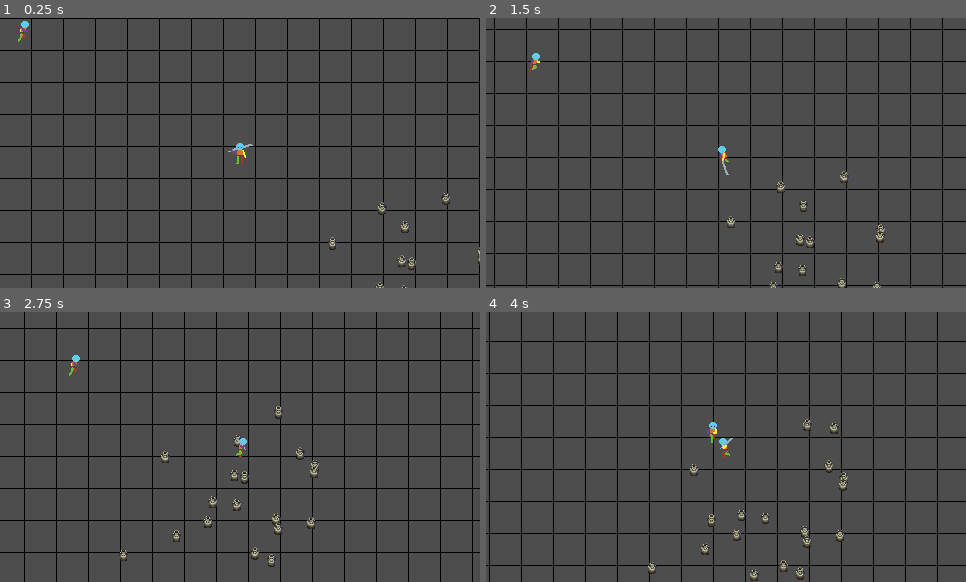
Above: before the commit, frames 1-4 (two rows, left to right).
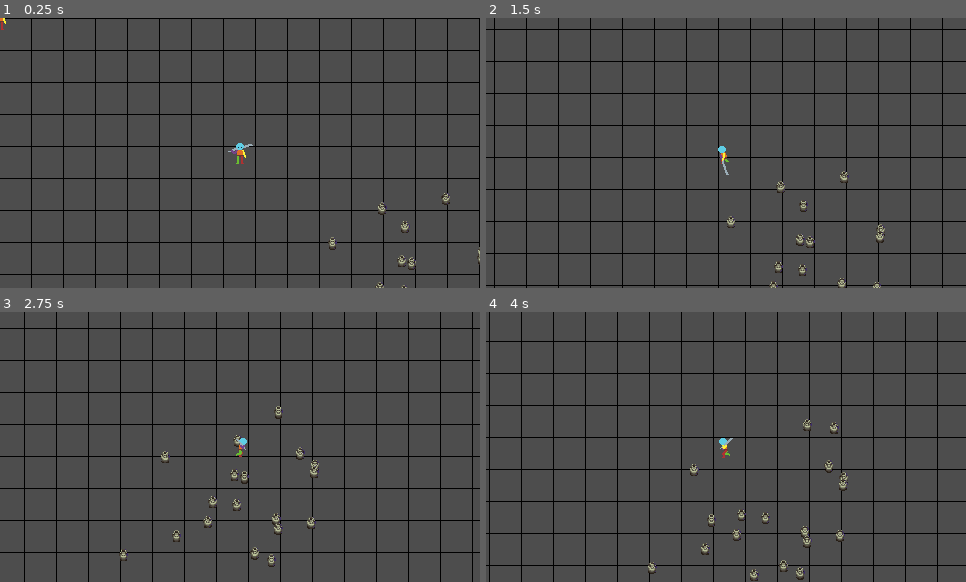
Above: after the commit, the same moments.

Repository: snowfrogdev/game-off-2024
Game: Godot game, scene res://main.tscn
Two runs of this game, one before a commit and one after it. Both use one fixed random seed, a clock stepped at 60 frames per second and the inputs below.
Inputs (mouse positions are in pixels of both pictures, inside the frame that each line leads up to):
- Up to frame 1 (0.25 s): no input
- Up to frame 2 (1.5 s): move the mouse to (831, 139) at 0.52 s; hold D (Move Right) 0.53-1.28 s; click (831, 139) at 0.6 s; move the mouse to (630, 166) at 1.27 s; hold S (Move Down) from 1.28 s (still down); click (630, 166) at 1.35 s
- Up to frame 3 (2.75 s): move the mouse to (288, 387) at 2.02 s; release S (Move Down) at 2.03 s; hold D (Move Right) from 2.03 s (still down); click (288, 387) at 2.1 s
- Up to frame 4 (4 s): move the mouse to (702, 501) at 2.77 s; release D (Move Right) at 2.78 s; hold W (Move Up) 2.78-3.53 s; click (702, 501) at 2.85 s; move the mouse to (870, 487) at 3.52 s; hold A (Move Left) from 3.53 s (still down); click (870, 487) at 3.6 s

The runs differ from the first frame. In frame 1, 0.1% of the frame differs, in the area x 0-7%, y 0-9%; in frame 2, less than 0.1%; in frame 3, less than 0.1%; in frame 4, 0.1%.

Commit message:
Add chase radius for enemy and reset velocity when not chasing player

Diff:
--- a/enemy.gd
+++ b/enemy.gd
@@ -2,13 +2,19 @@
 
 @export var SPEED = 6000.0
 @export var player: Node2D
+@export var chase_radius = 250.0 # Add chase radius
 
 var last_direction = Vector2.DOWN # Track the last direction
 
 func _process(delta: float) -> void:
-    if player:
+    if player and is_player_within_radius():
         move_towards_player(delta)
-        play_animation()
+    else:
+        velocity = Vector2.ZERO # Reset velocity when not chasing player
+    play_animation()
+
+func is_player_within_radius() -> bool:
+    return global_position.distance_to(player.global_position) <= chase_radius
 
 func move_towards_player(delta: float) -> void:
     var direction = (player.global_position - global_position).normalized()
